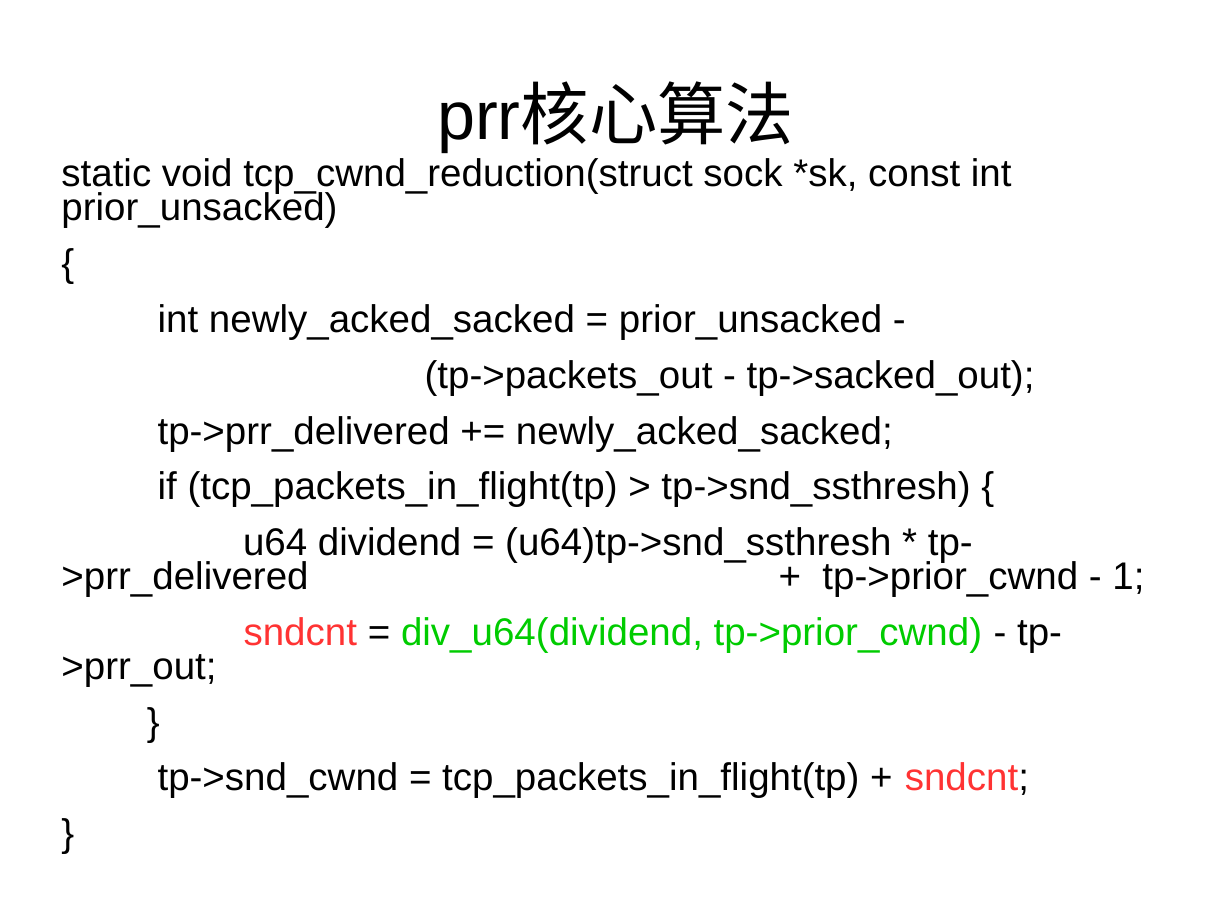
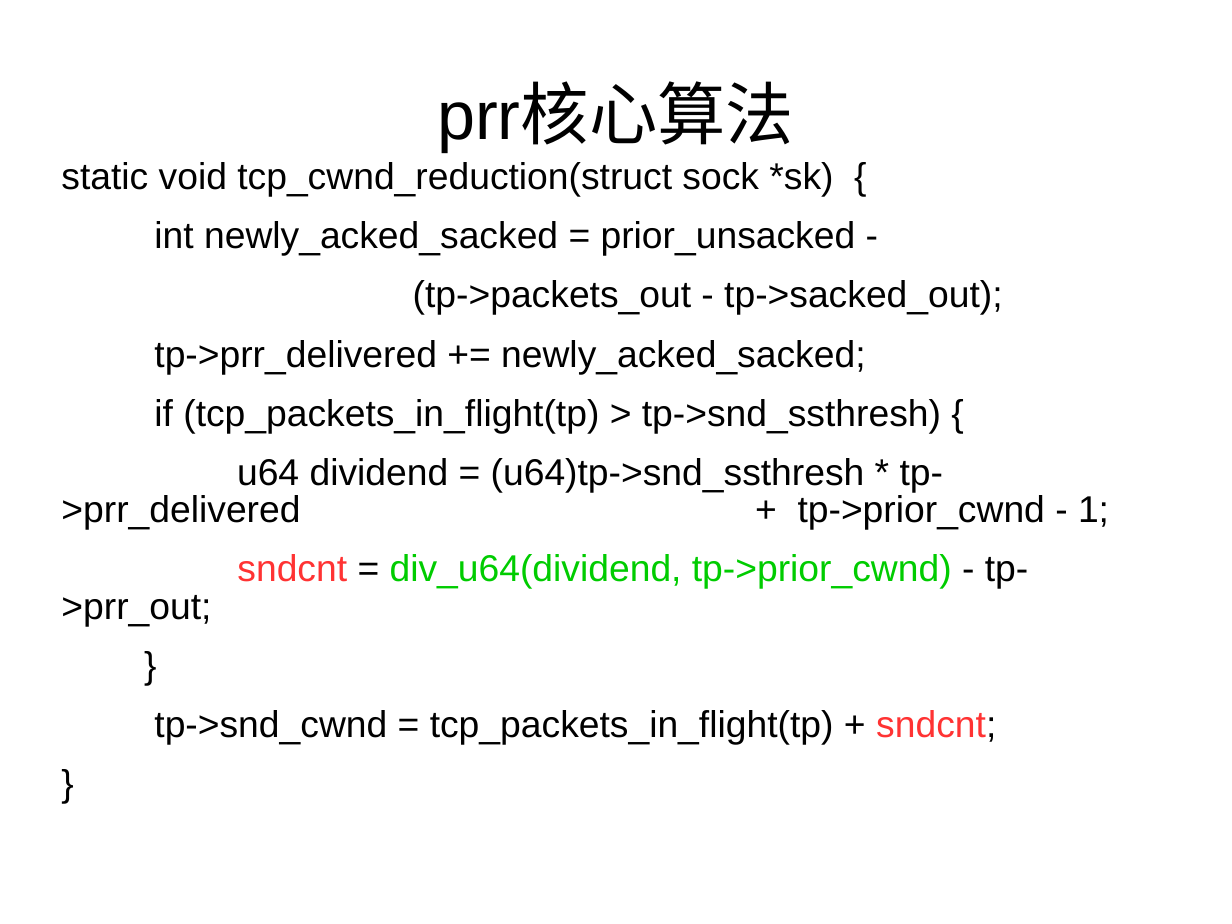
Before and after one commit to panweiping3/programming, a slide deck: slide 12 of tcp/my_doc/tcp_new_features.ppt. Drawn at 1232x924 pixels with LibreOffice and Linux fonts; fonts in the diff are those of the drawing. Boxes give left, top, right and bottom in pixels: in the first picture for what was removed or moved away, otherwise in the second. Text is boxed around its words. In the diff, an @@ line names an element or a change of style, - is before the commit and + after.

```diff
--- a/tcp/my_doc/tcp_new_features.ppt
+++ b/tcp/my_doc/tcp_new_features.ppt
@@ text at box(61, 162, 833, 197): text changed; size 24.8 to 24 pt @@
-static void tcp_cwnd_reduction(struct sock *sk, const int prior_unsacked)
-{
+static void tcp_cwnd_reduction(struct sock *sk) {
@@ text at box(61, 221, 1109, 745): size 24.8 to 24 pt in "int newly_acked_sacked = prior_unsacked -", "(tp->packets_out - tp->sacked_out);", "tp->prr_delivered += newly_acked_sacked;", "if (tcp_packets_in_flight(tp) > tp->snd_ssthresh) {" and 5 more places; line spacing 0.73 to 0.83 @@
```
Also in this commit, not shown: 3 other slides changed, 7 other files.
